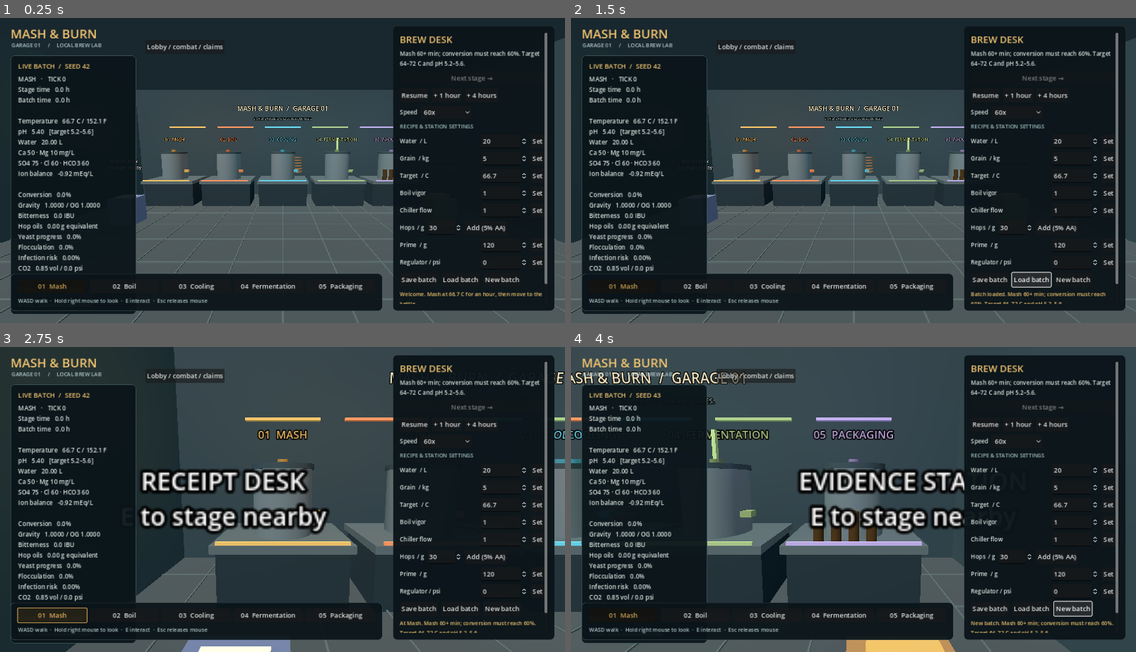
Above: before the commit, frames 1-4 (two rows, left to right).
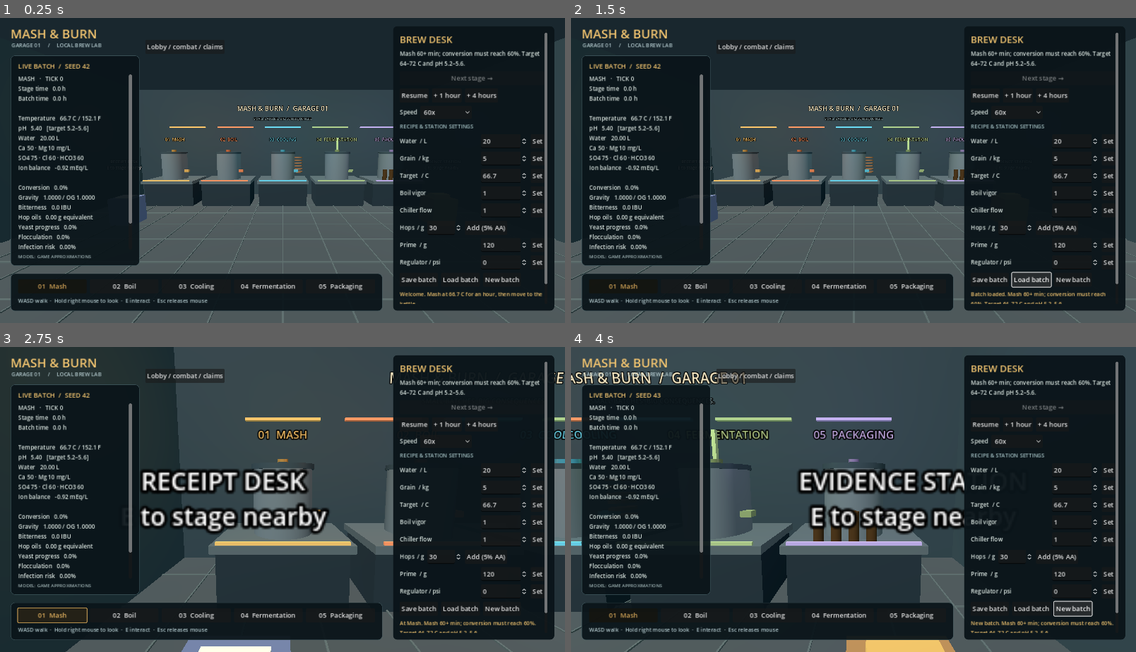
Above: after the commit, the same moments.

Repository: jpeckham/MashAndBurn
Game: Godot game, scene res://scenes/garage/garage.tscn
Same seed, same stepped clock (60 frames per second), same inputs: the game is played once before the commit and once after it.
Inputs:
- Up to frame 1 (0.25 s): no input
- Up to frame 2 (1.5 s): click "Save batch" at 0.5 s; click "Load batch" at 1.25 s
- Up to frame 3 (2.75 s): click "01 Mash" at 2 s
- Up to frame 4 (4 s): click "05 Packaging" at 2.75 s; click "New batch" at 3.5 s

The runs differ from the first frame. In frame 1, 4.3% of the frame differs, in the area x 1-25%, y 12-98%; in frame 2, 4.3%; in frame 3, 3.8%; in frame 4, 4.4%.

Commit message:
fix: contain metrics overflow and verify mouse look in rendered proof

Diff:
--- a/src/presentation/garage.gd
+++ b/src/presentation/garage.gd
@@ -4,6 +4,7 @@
 var session := Session.new()
 var camera: Camera3D
 var status: Label
+var info_scroll: ScrollContainer
 var notice: Label
 var instruction: Label
 var next_button: Button
@@ -203,9 +204,14 @@
 	canvas.add_child(root)
 	label("MASH & BURN",root,30,Color("f0c36f")).position = Vector2(24,16)
 	label("GARAGE 01     /     LOCAL BREW LAB",root,13,Color("aec4c8")).position = Vector2(26,56)
-	var info := panel(root,Vector2(24,91),Vector2(300,470))
+	var info := panel(root,Vector2(24,91),Vector2(300,510))
 	batch_label = label("LIVE BATCH",info,16,Color("f0c36f"))
-	status = label("",info,15)
+	info_scroll = ScrollContainer.new()
+	info_scroll.custom_minimum_size = Vector2(268,400)
+	info_scroll.size_flags_vertical = Control.SIZE_EXPAND_FILL
+	info_scroll.horizontal_scroll_mode = ScrollContainer.SCROLL_MODE_DISABLED
+	info.add_child(info_scroll)
+	status = label("",info_scroll,14)
 	status.custom_minimum_size.x = 268
 	label("MODEL: GAME APPROXIMATIONS",info,11,Color("9db1b2"))
 	var right := PanelContainer.new()
--- a/tests/render/render_proof.gd
+++ b/tests/render/render_proof.gd
@@ -73,6 +73,19 @@
 func click(text: String) -> bool:
 	return await click_control(find_button(game,text))
 
+func metrics_scroll(down: bool) -> void:
+	if not await click_control(game.info_scroll): return
+	for i in range(15):
+		var event := InputEventMouseButton.new()
+		event.position = mouse
+		event.global_position = mouse
+		event.button_index = MOUSE_BUTTON_WHEEL_DOWN if down else MOUSE_BUTTON_WHEEL_UP
+		event.pressed = true
+		event.factor = 1.0
+		Input.parse_input_event(event)
+		await frames(1)
+	check(game.info_scroll.get_global_rect().end.y < 620,"metrics stay above station controls")
+
 func set_field(field: String, value: String) -> bool:
 	var editor: SpinBox = game.settings[field]
 	if not await click_control(editor.get_line_edit()): return false
@@ -135,6 +148,9 @@
 		if not await click("Load batch"): return false
 		check(game.session.sim.state_hash(game.session.state) == saved and game.paused,"GUI reload restores exact mid-batch state")
 		await capture("normal-02-reloaded")
+		await metrics_scroll(true)
+		await capture("normal-02b-metrics")
+		await metrics_scroll(false)
 	if not await next_stage("boil"): return false
 	if not flawed:
 		if not await click("Add (5% AA)"): return false
@@ -169,6 +185,9 @@
 			if not await click("Next →"): return false
 		check(judge.page_index == 31 and judge.rows.get_child_count() == 16,"GUI final feed page remains bounded")
 		await capture("flawed-09-feed-page-32")
+		if not await click("Back to garage"): return false
+		await metrics_scroll(true)
+		await capture("flawed-10-defects-and-latch")
 	return true
 
 func run_proof() -> void:
@@ -205,10 +224,18 @@
 	right.button_index = MOUSE_BUTTON_RIGHT
 	right.pressed = true
 	Input.parse_input_event(right)
+	var yaw: float = game.camera.rotation.y
+	var look := InputEventMouseMotion.new()
+	look.position = right.position
+	look.global_position = right.position
+	look.relative = Vector2(35,-8)
+	Input.parse_input_event(look)
+	await frames(1)
+	check(absf(game.camera.rotation.y-yaw) > .01,"right-mouse motion changes camera look")
 	key(KEY_W,true)
 	await create_timer(.3).timeout
 	key(KEY_W,false)
-	right = right.duplicate()
+	right = right.duplicate() as InputEventMouseButton
 	right.pressed = false
 	Input.parse_input_event(right)
 	key(KEY_ESCAPE,true)
@@ -219,6 +246,21 @@
 	await frames()
 	check(game.session.message.contains("not ready"),"E interaction reaches station readiness feedback")
 	await capture("01-controls-and-readiness")
+	if not await click("05  Packaging"):
+		finish(1)
+		return
+	right.pressed = true
+	Input.parse_input_event(right)
+	look.relative = Vector2(-PI/.003,0)
+	Input.parse_input_event(look)
+	right.pressed = false
+	Input.parse_input_event(right)
+	key(KEY_ESCAPE,true)
+	key(KEY_ESCAPE,false)
+	await capture("02-buick-trunk-and-exit")
+	if not await click("01  Mash"):
+		finish(1)
+		return
 	if not await batch(false):
 		finish(1)
 		return
